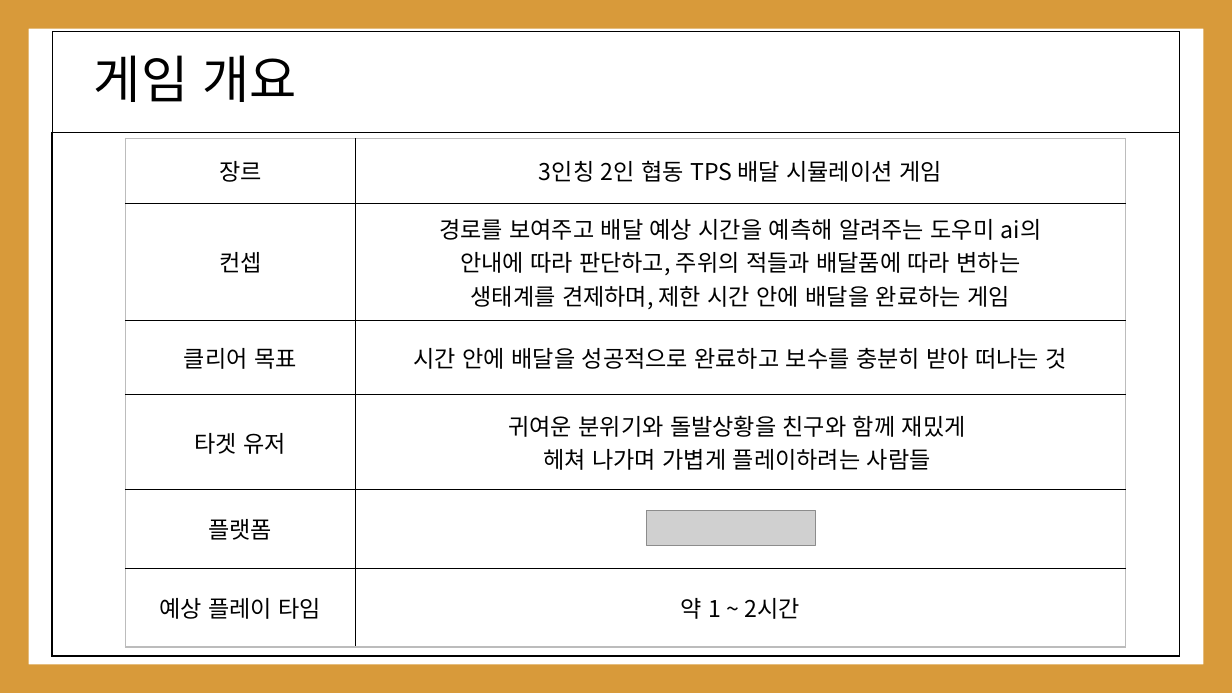
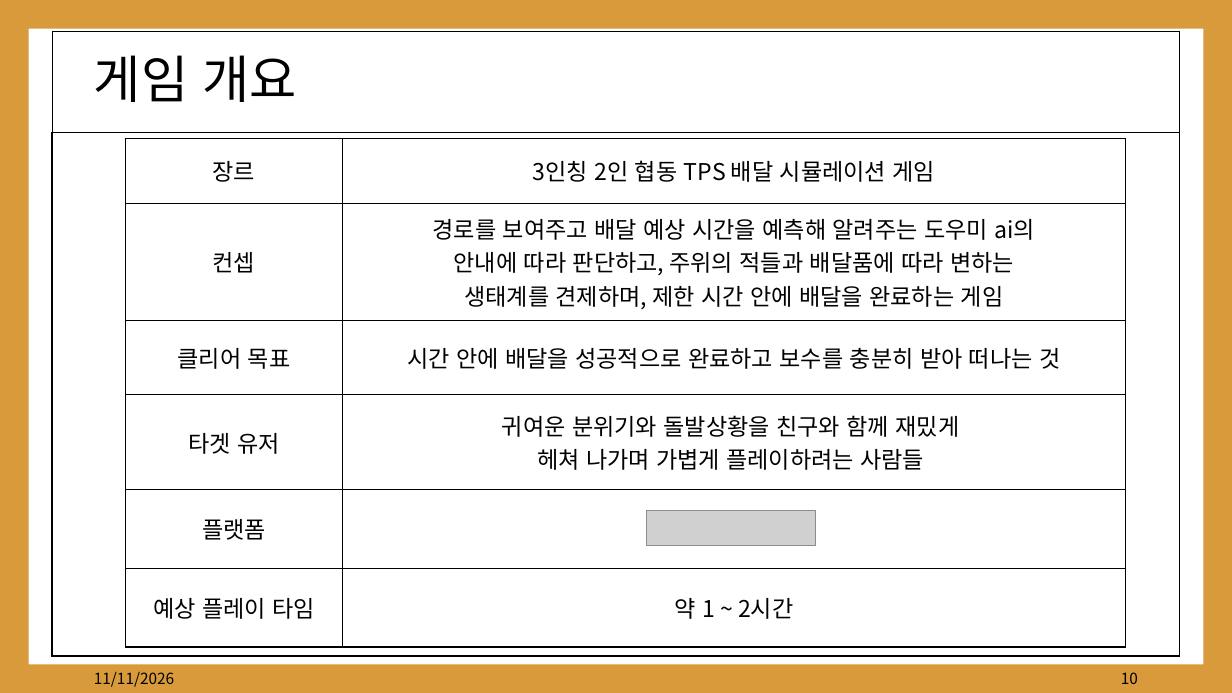
Before and after one commit to kwakyerin/2026_Graduation_Project, a slide deck: slide 10 of documents/HyunahKwon/01_works/01_designing/03_for_pt_professor/3차_배트와달트_정식제안서.pptx. Drawn at 1232x693 pixels with LibreOffice and Linux fonts; fonts in the diff are those of the drawing; grey boxes stand for pictures. Boxes give left, top, right and bottom in pixels: in the first picture for what was removed or moved away, otherwise in the second. Text is boxed around its words. In the diff, an @@ line names an element or a change of style, - is before the commit and + after.

```diff
--- a/documents/HyunahKwon/01_works/01_designing/03_for_pt_professor/3차_배트와달트_정식제안서.pptx
+++ b/documents/HyunahKwon/01_works/01_designing/03_for_pt_professor/3차_배트와달트_정식제안서.pptx
@@ table at (126, 139, 1127, 648) @@
@@ fill none to #FFFFFF in 11 cells @@
@@ text added at (94, 672, 174, 687), 12 pt, text #000000 @@
+11/11/2026
@@ page number added at (1121, 672, 1138, 684), 12 pt, text #000000 @@
+10
```
Also in this commit, not shown: 16 other slides changed, 3 slides added, 2 slides removed, 1 other file.
